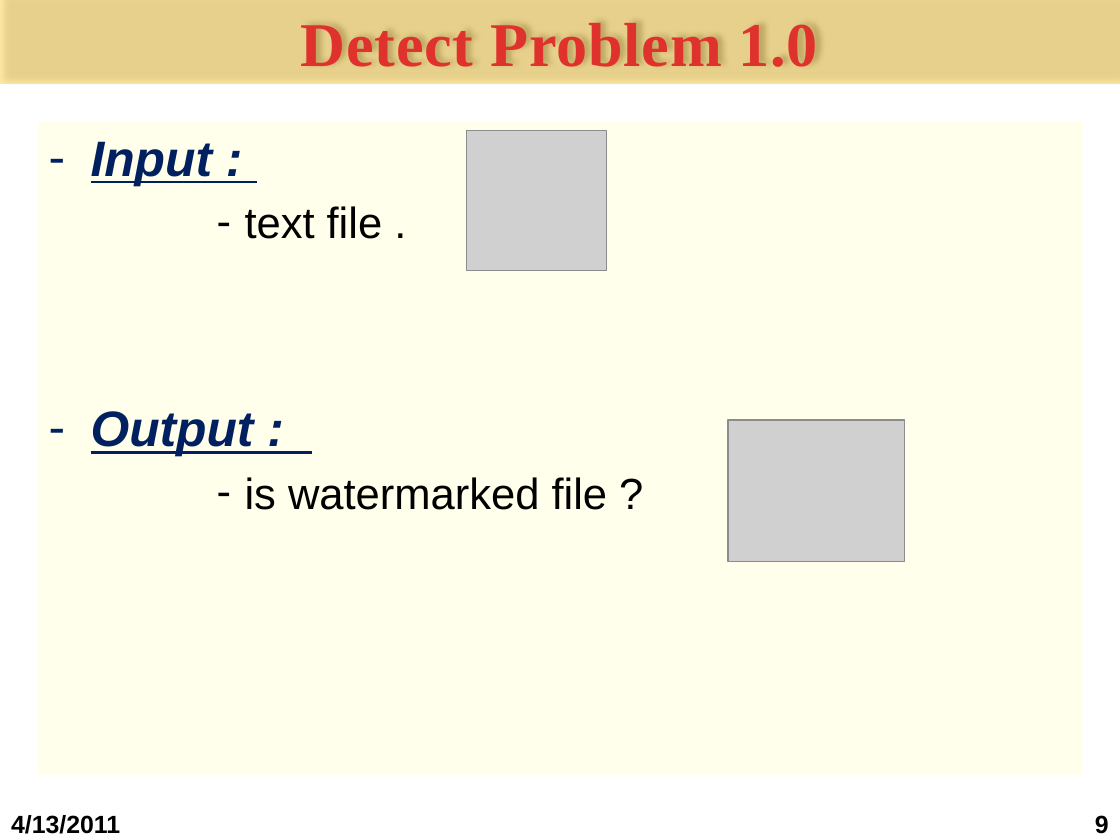
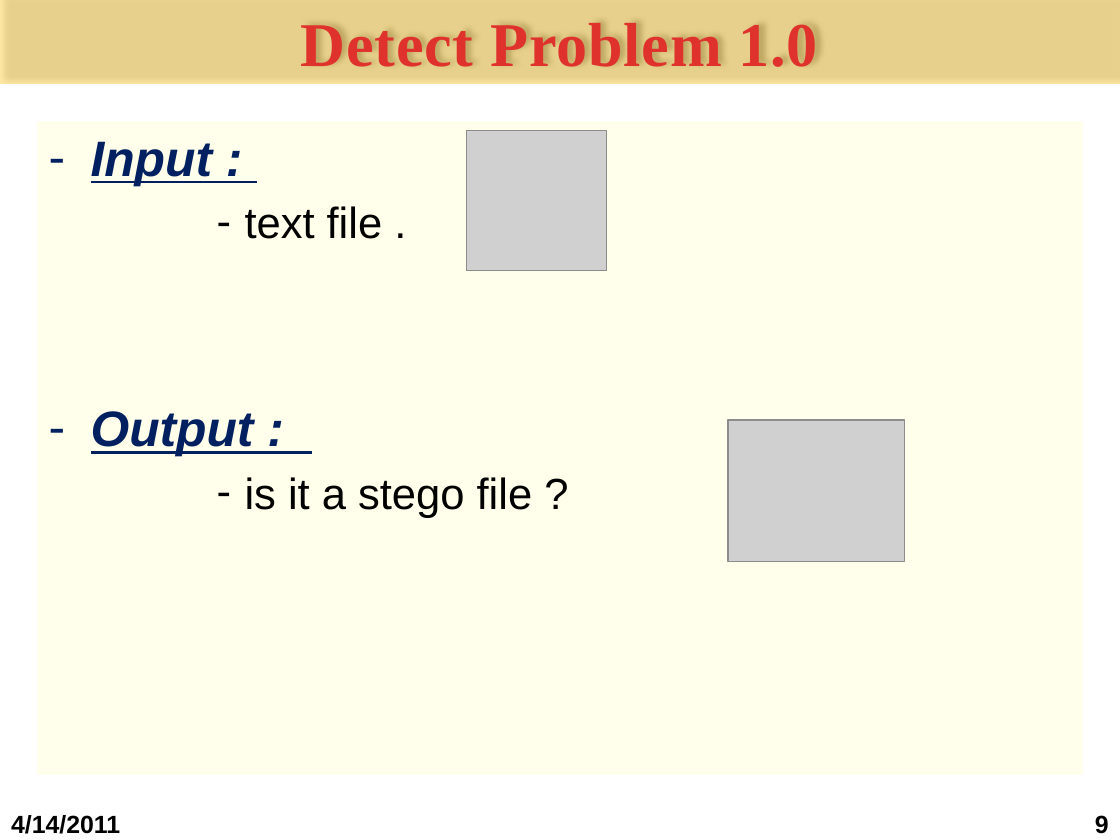
Before and after one commit to bomong/steganography-khtn-2011, a slide deck: slide 9 of Seminar cuoi ky/1.Bao cao/Slide bao cao.pptx. Drawn at 1120x840 pixels with LibreOffice and Linux fonts; fonts in the diff are those of the drawing; grey boxes stand for pictures; background and template pictures are left out. Boxes give left, top, right and bottom in pixels: in the first picture for what was removed or moved away, otherwise in the second. Text is boxed around its words. In the diff, an @@ line names an element or a change of style, - is before the commit and + after.

```diff
--- a/Seminar cuoi ky/1.Bao cao/Slide bao cao.pptx
+++ b/Seminar cuoi ky/1.Bao cao/Slide bao cao.pptx
@@ text at (x1=245, y1=477, x2=533, y2=518): text changed @@
-      – is watermarked file ?
+      – is it a stego file ?
@@ text at (x1=11, y1=815, x2=120, y2=834): text changed @@
-4/13/2011
+4/14/2011
```
Also in this commit, not shown: 25 other slides changed, 3 slides added, 1 other file.
